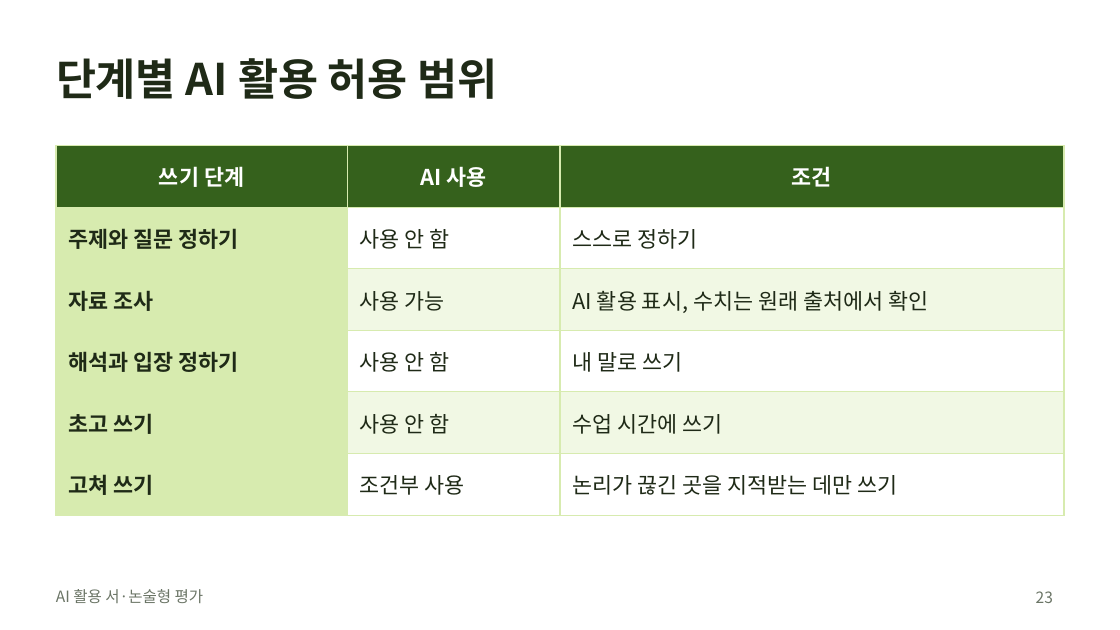
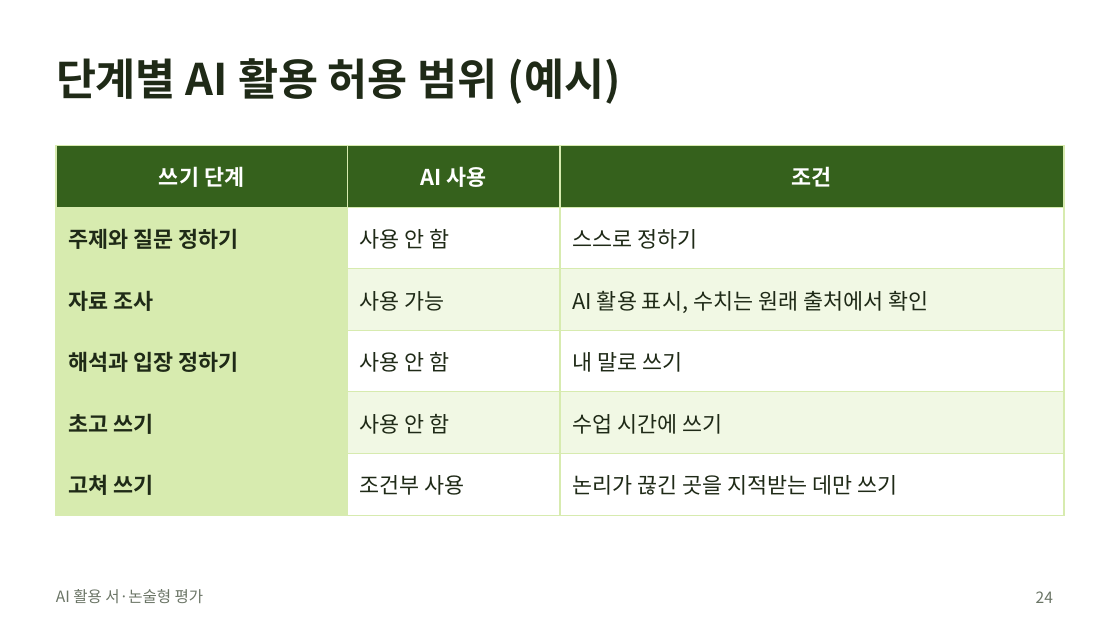
Before and after one commit to ddukyong/ai-assessment, a slide deck: slide 24 of slides/AI활용_서논술형평가_연수_일반.pptx (slide 23 before the commit). Drawn at 1120x630 pixels with LibreOffice and Linux fonts; fonts in the diff are those of the drawing. Boxes give left, top, right and bottom in pixels: in the first picture for what was removed or moved away, otherwise in the second. Text is boxed around its words. In the diff, an @@ line names an element or a change of style, - is before the commit and + after.

```diff
--- a/slides/AI활용_서논술형평가_연수_일반.pptx
+++ b/slides/AI활용_서논술형평가_연수_일반.pptx
@@ title at (56, 58, 621, 104): text changed @@
-단계별 AI 활용 허용 범위
+단계별 AI 활용 허용 범위 (예시)
@@ page number at (1036, 591, 1053, 603): text changed @@
-23
+24
```
Also in this commit, not shown: 2 other slides changed, 1 slide added, 1 other file.
